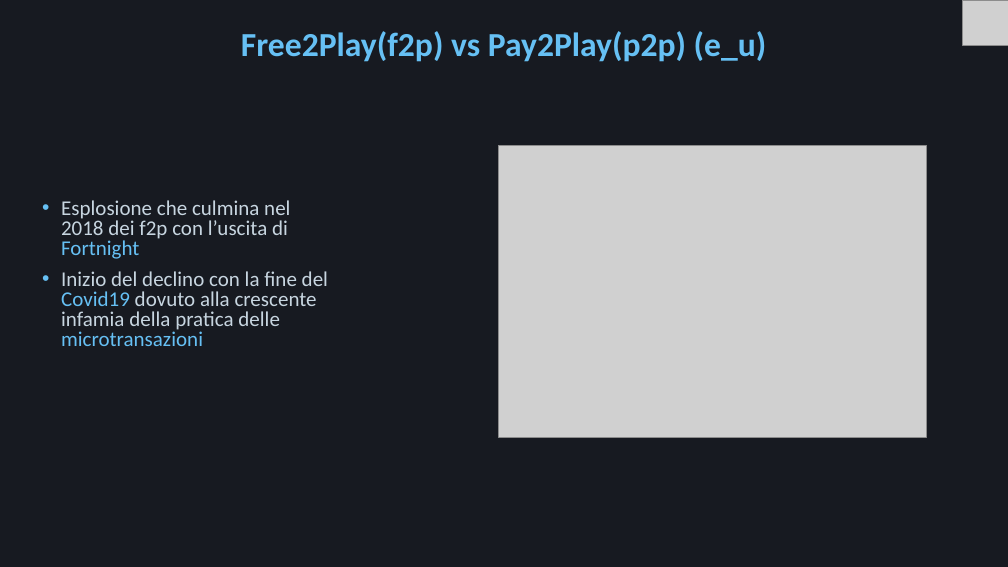
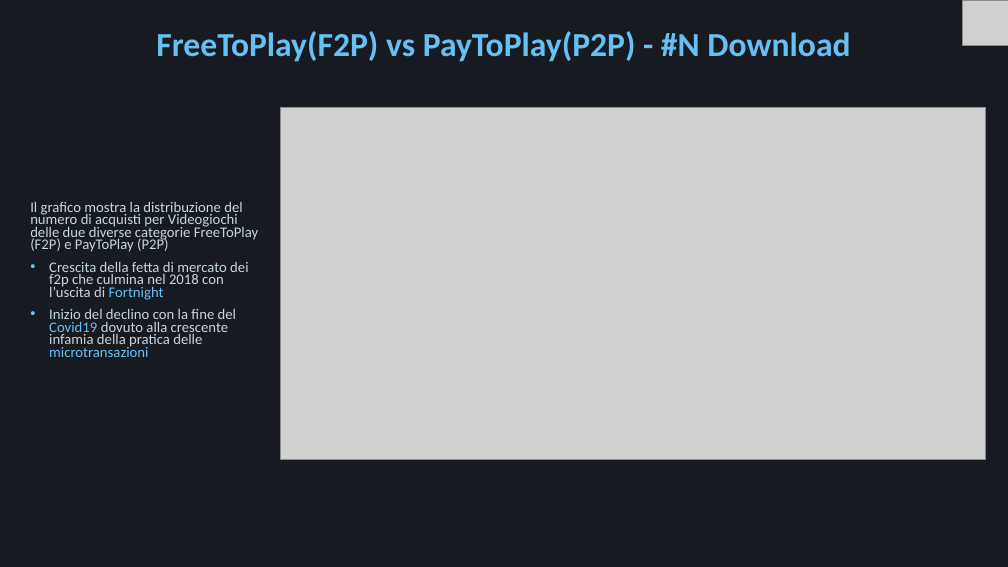
Before and after one commit to Mora11231/VisualizzazioneScientifica, a slide deck: slide 13 of Steam.pptx. Drawn at 1008x567 pixels with LibreOffice and Linux fonts; fonts in the diff are those of the drawing; grey boxes stand for pictures. Boxes give left, top, right and bottom in pixels: in the first picture for what was removed or moved away, otherwise in the second. Text is boxed around its words. In the diff, an @@ line names an element or a change of style, - is before the commit and + after.

```diff
--- a/Steam.pptx
+++ b/Steam.pptx
@@ title at [156,31,850,62]: text changed @@
-Free2Play(f2p) vs Pay2Play(p2p) (e_u)
+FreeToPlay(F2P) vs PayToPlay(P2P) - #N Download
@@ picture: place and size @@
-picture at [498,146,927,437]
+picture at [281,108,986,460]
@@ text "Il grafico mostra la distribuzione ...": place and size @@
-text "Il grafico mostra la distribuzione ..." at [61,200,328,346]
+text "Il grafico mostra la distribuzione ..." at [30,201,258,357]
@@ text at [30,201,258,300]: text changed; size 20 to 14 pt @@
-• Esplosione che culmina nel 2018 dei f2p con l’uscita di Fortnight
+Il grafico mostra la distribuzione del numero di acquisti per Videogiochi delle due diverse categorie FreeToPlay (F2P) e PayToPlay (P2P)
+• Crescita della fetta di mercato dei f2p che culmina nel 2018 con l’uscita di Fortnight
@@ text at [49,308,236,357]: size 20 to 14 pt in "Inizio del declino con la fine del ..."; line spacing 0.8 to 0.7 @@
```
Also in this commit, not shown: 14 other slides changed, 5 slides added, 2 slides removed, 29 other files.
